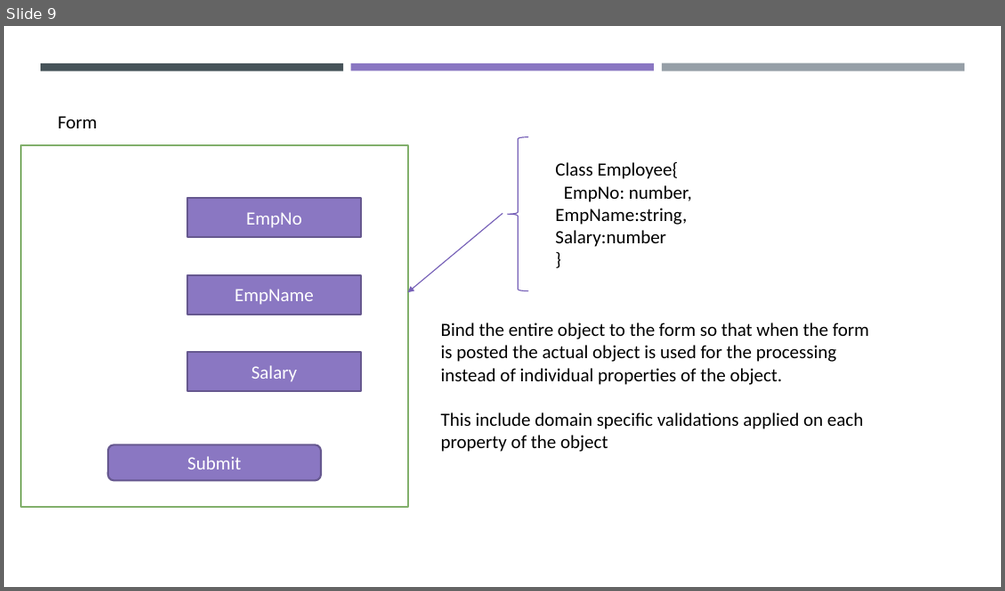
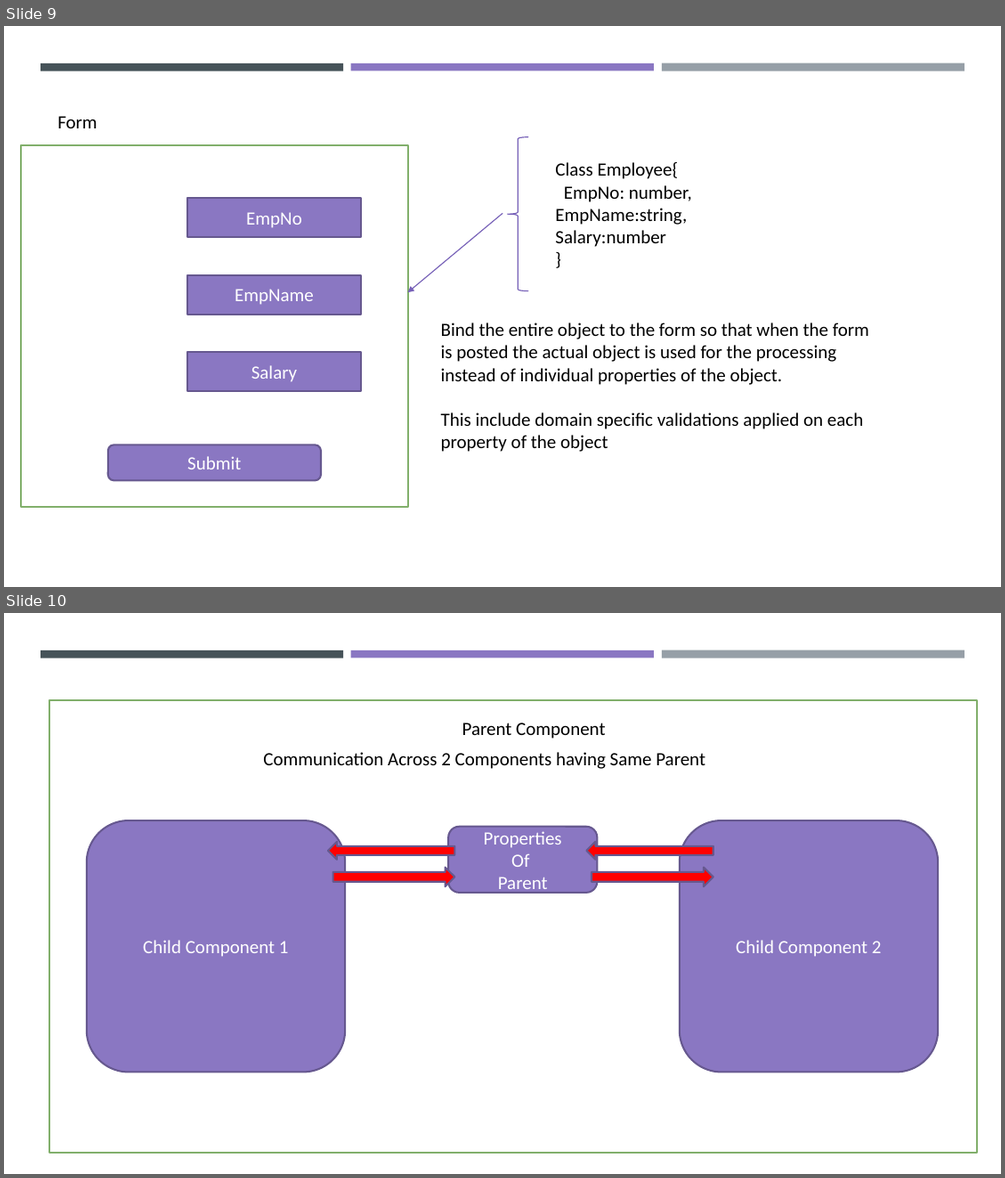
Before and after one commit to maheshsabnis/ngfinastra, a slide deck: Training_Diagrams.pptx. Shown one above the other, each under a label of ours: slide 9 before the commit, slides 9 and 10 after it. The pictures are 1005x591 and 1005x1178 pixels, drawn with LibreOffice and Linux fonts; fonts in the diff are those of the drawing. Boxes give left, top, right and bottom in pixels: in the first picture for what was removed or moved away, otherwise in the second. Text is boxed around its words. In the diff, an @@ line names an element or a change of style, - is before the commit and + after.

```diff
--- a/Training_Diagrams.pptx
+++ b/Training_Diagrams.pptx
@@ slide 10 added at (4,613,1001,1174), background #FFFFFF; not listed: 3 template elements that a slide beside it also shows @@
@@ rectangle added at (49,699,977,1153), fill #FFFFFF, outline #81AF6B 1.75 pt @@
@@ text added at (462,722,605,738), 18 pt, text #000000 @@
+Parent Component
@@ text added at (263,752,705,769), 18 pt, text #000000 @@
+Communication Across 2 Components having Same Parent
@@ rounded rectangle added at (86,820,345,1071), fill #8A77C2, outline #665890 1.75 pt, 18 pt, text #FFFFFF @@
+Child Component 1
@@ rounded rectangle added at (448,826,597,892), fill #8A77C2, outline #665890 1.75 pt, 18 pt, text #FFFFFF @@
+Properties
+Of
+Parent
@@ rounded rectangle added at (680,820,938,1071), fill #8A77C2, outline #665890 1.75 pt, 18 pt, text #FFFFFF @@
+Child Component 2
@@ left arrow added at (328,842,455,860), fill #FF0000, outline #665890 1.75 pt @@
@@ left arrow added at (587,842,713,860), fill #FF0000, outline #665890 1.75 pt @@
@@ right arrow added at (333,868,455,887), fill #FF0000, outline #665890 1.75 pt @@
@@ right arrow added at (591,868,713,887), fill #FF0000, outline #665890 1.75 pt @@
```
Also in this commit, not shown: 2 other slides added, 9 other files.
